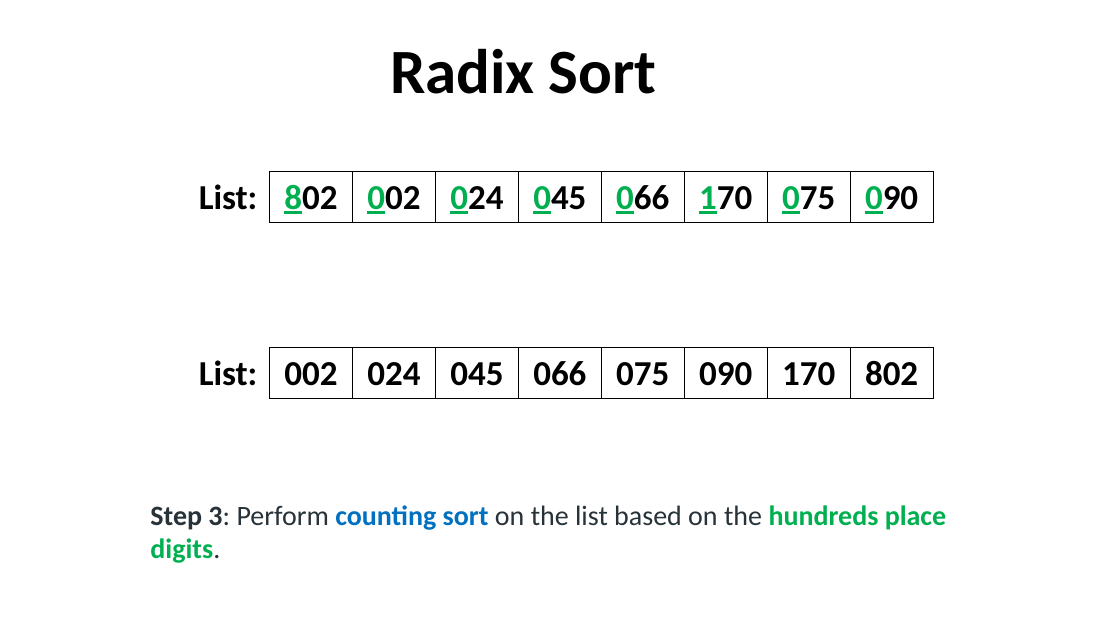
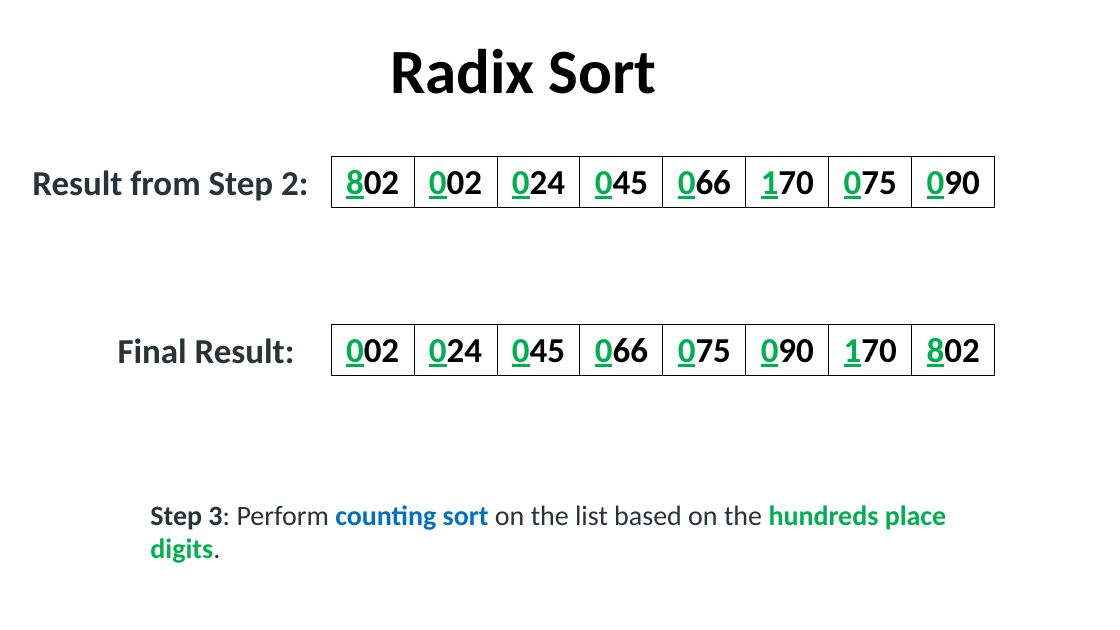
Before and after one commit to robitussin/CCDATRCL, a slide deck: slide 6 of 5 - Sorting Algorithms/Radix Sort.pptx. Drawn at 1120x630 pixels with LibreOffice and Linux fonts; fonts in the diff are those of the drawing; background and template pictures are left out. Boxes give left, top, right and bottom in pixels: in the first picture for what was removed or moved away, otherwise in the second. Text is boxed around its words. In the diff, an @@ line names an element or a change of style, - is before the commit and + after.

```diff
--- a/5 - Sorting Algorithms/Radix Sort.pptx
+++ b/5 - Sorting Algorithms/Radix Sort.pptx
@@ text added at box(32, 170, 308, 201), 30 pt, text #273239, bold @@
+Result from Step 2:
@@ table at box(331, 156, 996, 207) @@
-column 1: List:
@@ table: place and size @@
-table at box(187, 171, 935, 222)
+table at box(331, 156, 996, 207)
@@ table at box(331, 325, 996, 376) @@
-column 1: List:
@@ table: place and size @@
-table at box(187, 348, 935, 398)
+table at box(331, 325, 996, 376)
@@ text added at box(118, 338, 295, 364), 30 pt, text #273239, bold @@
+Final Result:
```
Also in this commit, not shown: 2 other slides changed.
